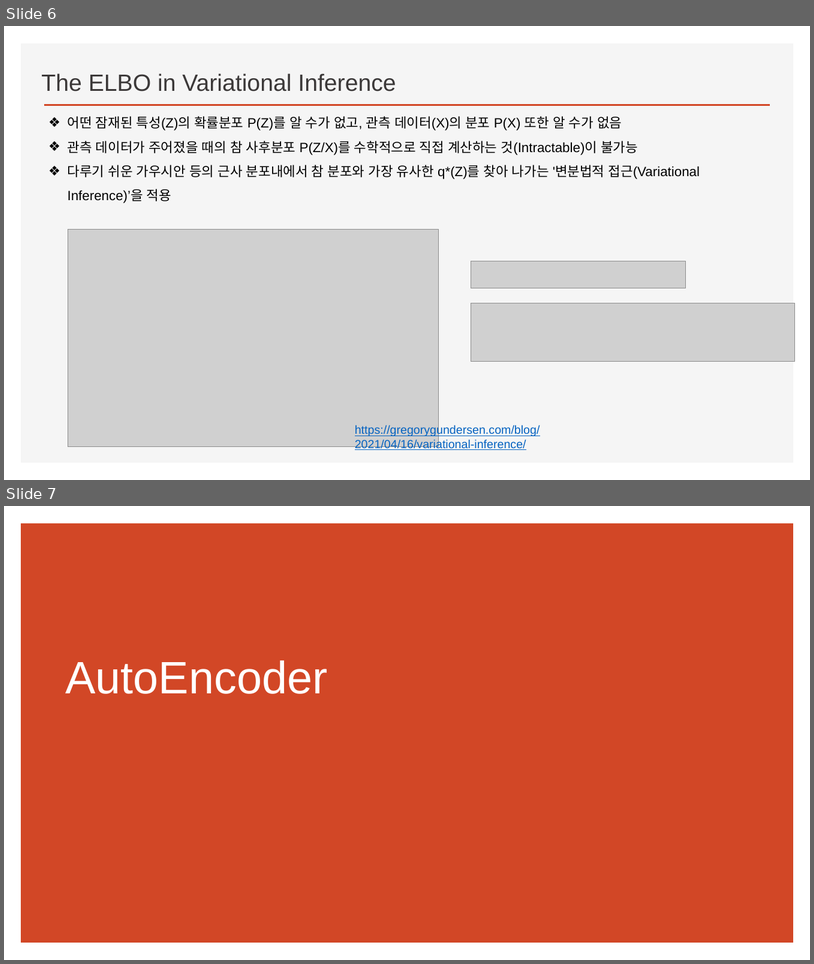
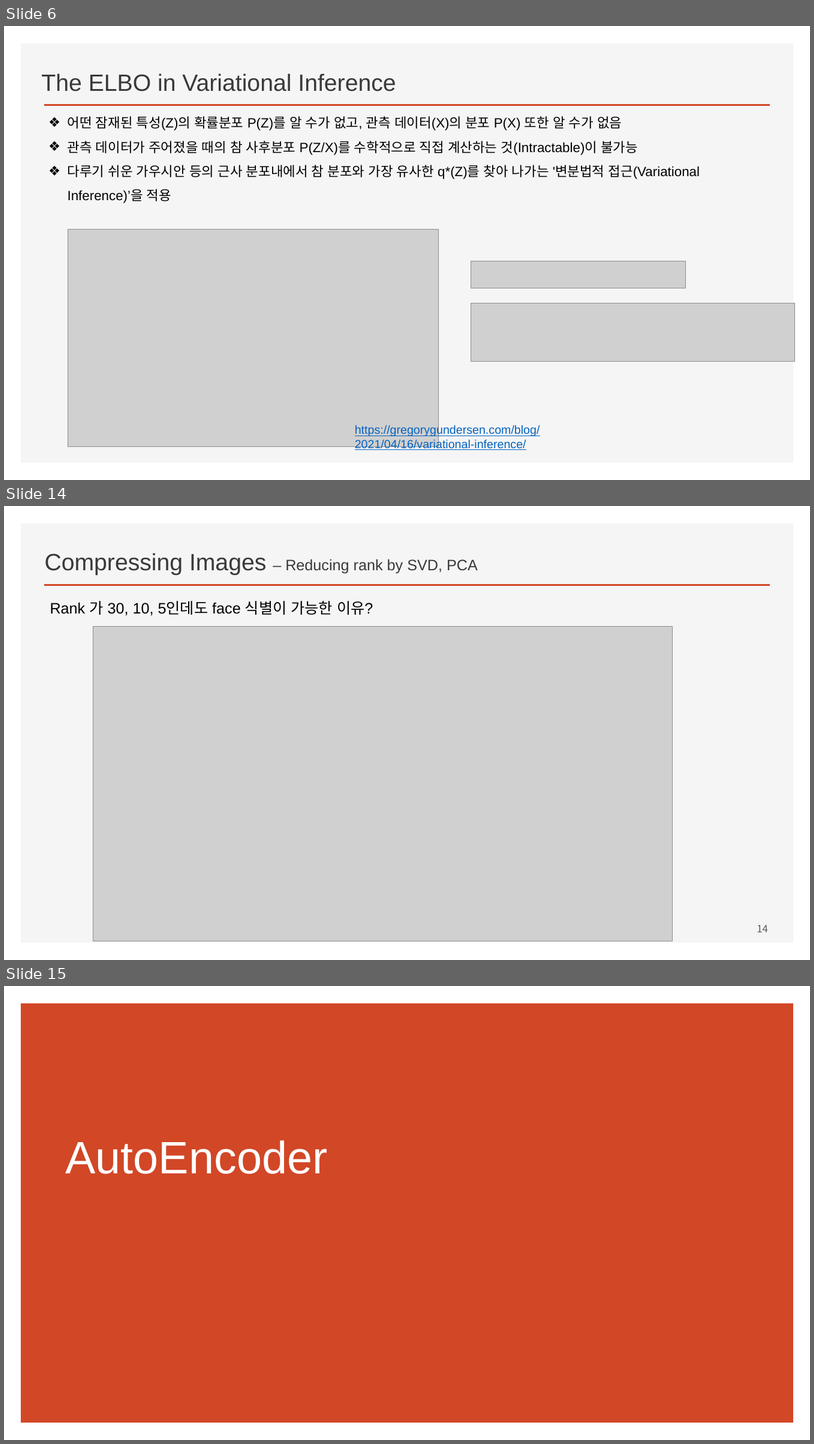
Before and after one commit to ancestor9/2026_Fall_AI-Literacy, a slide deck: Variational Autoencoders.pptx. Shown one above the other, each under a label of ours: slides 6 and 7 before the commit, slides 6, 14 and 15 after it; the slides between them are not shown. The pictures are 814x964 and 814x1444 pixels, drawn with LibreOffice and Linux fonts; fonts in the diff are those of the drawing; grey boxes stand for pictures; background and template pictures are left out. Boxes give left, top, right and bottom in pixels: in the first picture for what was removed or moved away, otherwise in the second. Text is boxed around its words. In the diff, an @@ line names an element or a change of style, - is before the commit and + after.

```diff
--- a/Variational Autoencoders.pptx
+++ b/Variational Autoencoders.pptx
@@ slide 14 added at (4,506,810,960), background #FFFFFF; not listed: 2 template elements that a slide beside it also shows @@
@@ title added at (45,553,478,575), 18 pt, text #3B3838 @@
+Compressing Images – Reducing rank by SVD, PCA
@@ text added at (50,601,373,616), 18 pt, text #000000 @@
+Rank 가 30, 10, 5인데도 face 식별이 가능한 이유?
@@ picture added at (93,627,673,940) @@
@@ page number added at (757,924,768,932), 12 pt, text #595959 @@
+14
@@ what was slide 7 is now slide 15 @@
```
Also in this commit, not shown: 8 other slides added.
